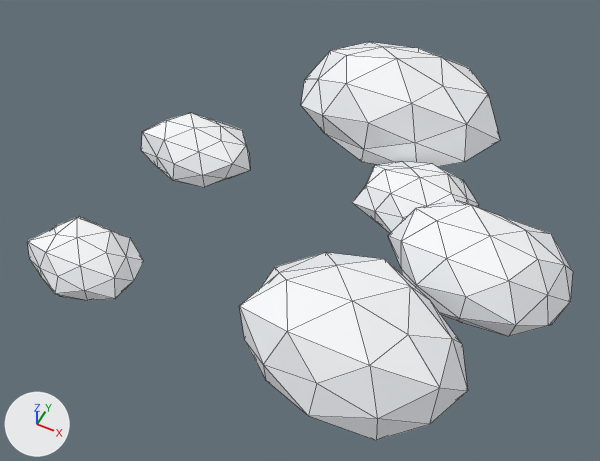
The OBJ model art/Pebbles.obj, before and after one commit.
Both versions are drawn from a 50 mm camera at (0.97, -2.03, 2.46) aimed at (0.0, -0.1, 0.04). The axes (+X, +Y, +Z) are drawn at lower left. The lights are the same throughout. The first picture is the older version. Mesh edges are drawn as thin lines. Where no turn or scale is listed for an object, it has been applied to the vertices.

Names of what the first picture shows: 'Pebbles'.
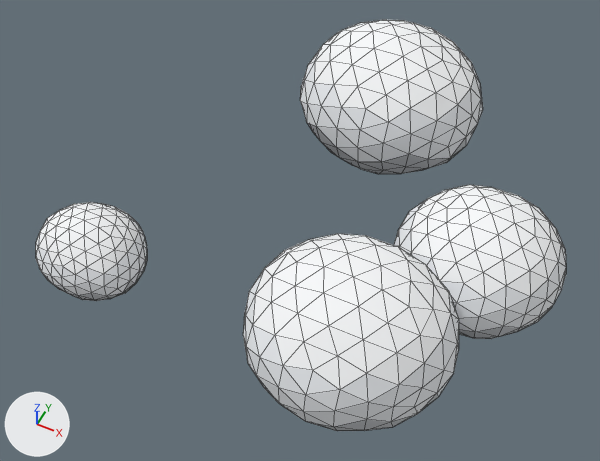
Changed parts and their boxes (x1, y1, x2, y2) in the pictures (600 x 461 px):
'Pebbles', reshaped: before (27, 42, 573, 441); after (36, 20, 566, 431)
part 1 of me_pebbles, rebuilt (7% narrower, 13% taller): before (388, 200, 573, 336); after (394, 185, 566, 339)
part 2 of me_pebbles, rebuilt (18% taller): before (27, 216, 144, 300); after (36, 202, 147, 301)
part 3 of me_pebbles, rebuilt (8% narrower, 23% taller): before (301, 42, 500, 167); after (300, 20, 483, 174)
part 4 of me_pebbles, rebuilt: before (240, 252, 468, 441); after (243, 234, 459, 431)
part 5 of me_pebbles, deleted: before (141, 113, 250, 187)
part 6 of me_pebbles, deleted: before (352, 161, 479, 233)

What changed in the scene script:
```text
Change me_pebbles:
    used by ob_pebbles; location = (0.0, 0.0, 0.0)
    remove me_pebbles.from_pydata(...)  # 252 vertices, 480 faces; spans x -0.86..1.03, y -0.83..1.0, z -0.03..0.36
    add me_pebbles.from_pydata(...)  # 648 vertices, 1280 faces; spans x -0.84..0.99, y -0.85..1.04, z -0.15..0.47
    me_pebbles part 1: the loose piece of 42 vertices spanning x 0.33..1.03, y -0.25..0.26, z -0.01..0.27 is rebuilt with 162 vertices and now spans x 0.37..0.99, y -0.29..0.28, z -0.13..0.38
    me_pebbles part 2: the loose piece of 42 vertices spanning x -0.86..-0.43, y -0.78..-0.44, z -0.01..0.18 is rebuilt with 162 vertices and now spans x -0.84..-0.42, y -0.76..-0.37, z -0.08..0.26
    me_pebbles part 3: the loose piece of 42 vertices spanning x -0.37..0.55, y 0.38..1.0, z -0.03..0.36 is rebuilt with 162 vertices and now spans x -0.34..0.45, y 0.32..1.04, z -0.14..0.47
    me_pebbles part 4: the loose piece of 42 vertices spanning x 0.02..0.82, y -0.83..-0.18, z -0.01..0.33 is rebuilt with 162 vertices and now spans x 0.03..0.76, y -0.85..-0.19, z -0.15..0.44
    me_pebbles part 5: the loose piece of 42 vertices spanning x -0.82..-0.32, y -0.09..0.31, z -0.02..0.19 is deleted
    me_pebbles part 6: the loose piece of 42 vertices spanning x 0.12..0.59, y 0.02..0.41, z -0.01..0.2 is deleted
```
